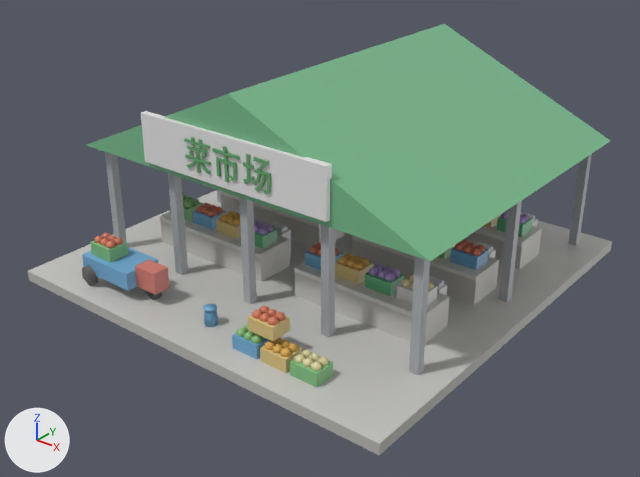
The glTF model county-tycoon/assets/resources/models3d/market.glb: old version first, new version second.
Before and after are seen from a camera (50 mm lens) standing at (3.34, -2.0, 1.99) and looking at (1.05, 0.86, 0.21). The axes (+X, +Y, +Z) are drawn at lower left. The lights are the same throughout. The picture after the commit comes second. Vertices at exactly the same position are counted once.

Names of what the first picture shows: 'market'.
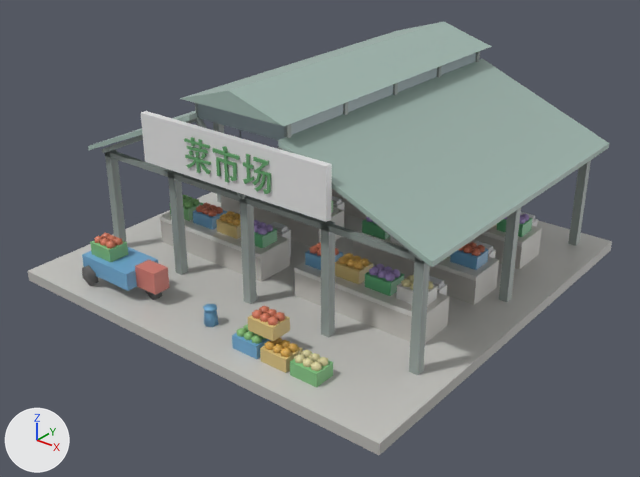
Where the newer file only moved an object's origin or applied its transform, the numbers keep the older frame.

Pixel boxes (x1, y1, x2, y2) of what changed, in the pictures (640 x 477 px; the box of a moved part takes in the faces that stretch with it):
```json
{"object": "market", "change": "reshaped", "before": [28, 24, 612, 455], "after": [28, 22, 612, 455]}
{"part": 1, "of": "me_立方体", "change": "added", "after": [197, 53, 476, 140]}
{"part": 2, "of": "me_立方体", "change": "moved or reshaped", "before": [86, 24, 610, 261], "after": [180, 22, 492, 126]}
{"part": 3, "of": "me_立方体", "change": "added", "after": [196, 117, 241, 198]}
{"part": 4, "of": "me_立方体", "change": "added", "after": [284, 124, 291, 138], "on screen": "mostly hidden"}
{"part": 5, "of": "me_立方体", "change": "added", "after": [343, 102, 348, 115], "on screen": "mostly hidden"}
{"part": 6, "of": "me_立方体", "change": "added", "after": [393, 83, 398, 95], "on screen": "mostly hidden"}
{"part": 7, "of": "me_立方体", "change": "added", "after": [437, 66, 441, 78], "on screen": "mostly hidden"}
{"part": 8, "of": "me_立方体", "change": "cut back", "before": [191, 137, 499, 343], "after": [88, 59, 609, 316]}
{"part": 9, "of": "me_立方体", "change": "recoloured", "before": [105, 152, 592, 375], "after": [105, 122, 591, 375]}
{"part": 10, "of": "me_立方体", "change": "recoloured", "before": [105, 152, 592, 375], "after": [105, 122, 591, 375]}
```

The change, as JSON lines over the scene's bpy script:
```json
{"op": "add", "block": "mat_housing", "code": ["mat_housing = bpy.data.materials.new('housing')", "# nodes: BsdfPrincipled, Mix, OutputMaterial, VertexColor", "# colours: white #e7e7e7, mixed with the vertex colours"]}
{"block": "me_立方体", "where": "# used by ob_market; location = (1.0, 1.0, 0.025)"}
{"op": "remove", "block": "me_立方体", "code": "me_立方体.from_pydata(...)  # 3364 vertices, 5688 faces; spans x -1.0..1.0, y -1.0..1.0, z -0.03..0.98"}
{"op": "add", "block": "me_立方体", "code": "me_立方体.from_pydata(...)  # 3660 vertices, 6132 faces; spans x -1.0..1.0, y -1.0..1.0, z -0.03..0.99"}
{"block": "me_立方体", "change": "me_立方体 part 1: a new loose piece, a box spanning x -0.24..0.24, y -0.58..0.88, z 0.815..0.906, in mat_housing"}
{"block": "me_立方体", "change": "me_立方体 part 2: the loose piece of 6 vertices spanning x -0.94..0.94, y -0.64..0.94, z 0.56..0.98 is scaled about its middle by (0.298, 0.994, 0.202), then moved by (0.0, 0.0, 0.18), in mat_housing"}
{"block": "me_立方体", "change": "me_立方体 part 3: the loose piece of 8 vertices spanning x -0.02..0.02, y -0.58..-0.54, z 0.03..0.52 is copied, and the copy is multiplied about its middle by the matrix ((0.0, 0.577, 0.478), (0.749, 0.0, 0.0), (0.0, 0.478, -0.577)), then moved by (-0.12, -0.02, 0.4), in mat_housing; it spans x -0.25..0.01, y -0.59..-0.57, z 0.52..0.82"}
{"block": "me_立方体", "change": "me_立方体 part 4: a new loose piece, a box spanning x 0.231..0.249, y -0.58..-0.558, z 0.815..0.906, in mat_housing"}
{"block": "me_立方体", "change": "me_立方体 part 5: a new loose piece, a box spanning x 0.231..0.249, y -0.221..-0.199, z 0.815..0.906, in mat_housing"}
{"block": "me_立方体", "change": "me_立方体 part 6: a new loose piece, a box spanning x 0.231..0.249, y 0.137..0.16, z 0.815..0.906, in mat_housing"}
{"block": "me_立方体", "change": "me_立方体 part 7: a new loose piece, a box spanning x 0.231..0.249, y 0.496..0.518, z 0.815..0.906, in mat_housing"}
{"block": "me_立方体", "change": "me_立方体 part 8: 31 vertices moved within x -0.19..0.22, y -0.67..-0.66, z 0.63..0.76; 7 vertices removed from x -0.88..0.88, y -0.58..0.88, z 0.16..0.56; 143 vertices added at x -0.94..0.94, y -0.62..0.92, z 0.17..0.84"}
{"block": "me_立方体", "change": "me_立方体 part 9: 2122 kept faces spanning x -0.88..0.88, y -0.88..0.88, z 0.02..0.7 get new vertex colours"}
{"block": "me_立方体", "change": "me_立方体 part 10: 347 faces spanning x -0.88..0.88, y -0.58..0.88, z 0.03..0.53 switch from mat_lit to mat_housing"}
{"block": "me_立方体", "change": "other edits to the shape of me_立方体 do not show in these pictures"}
```
